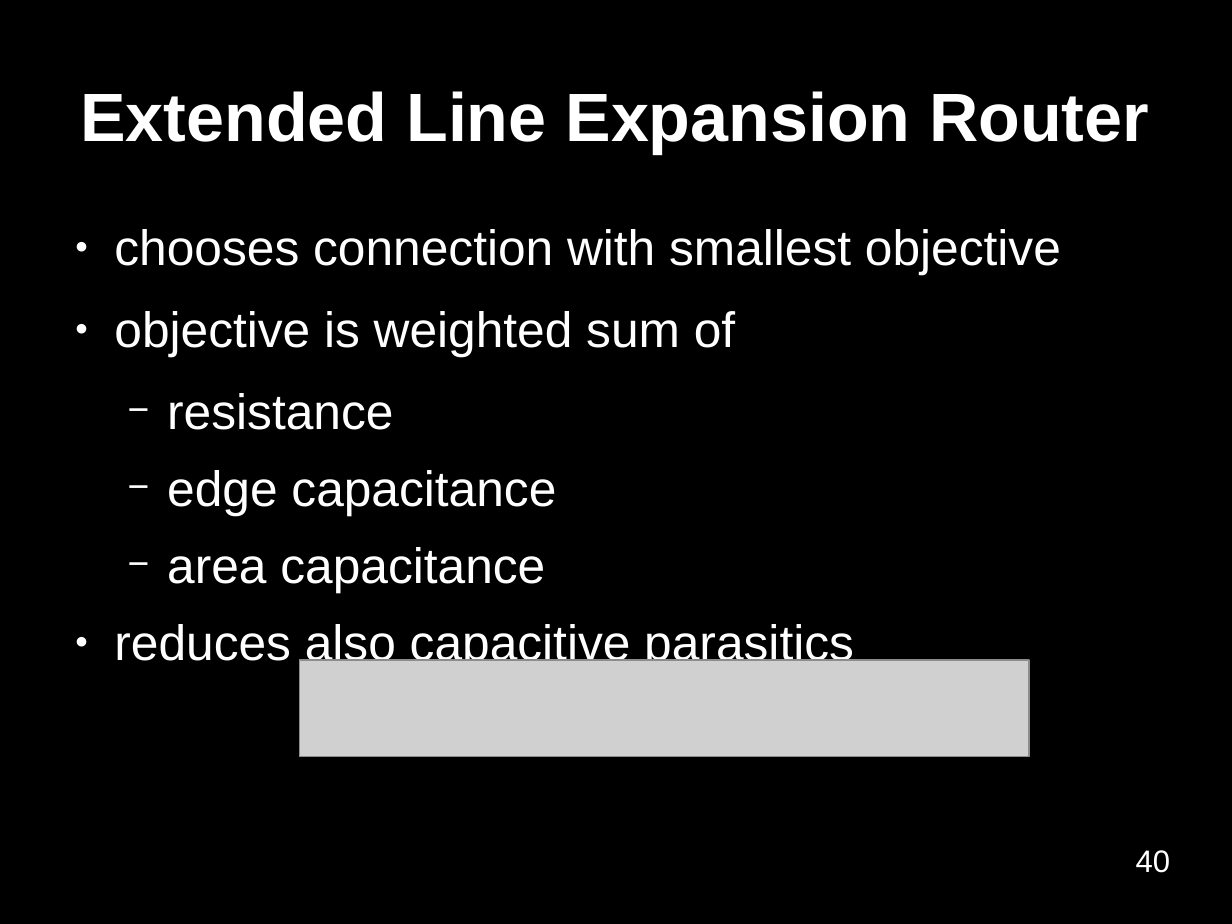
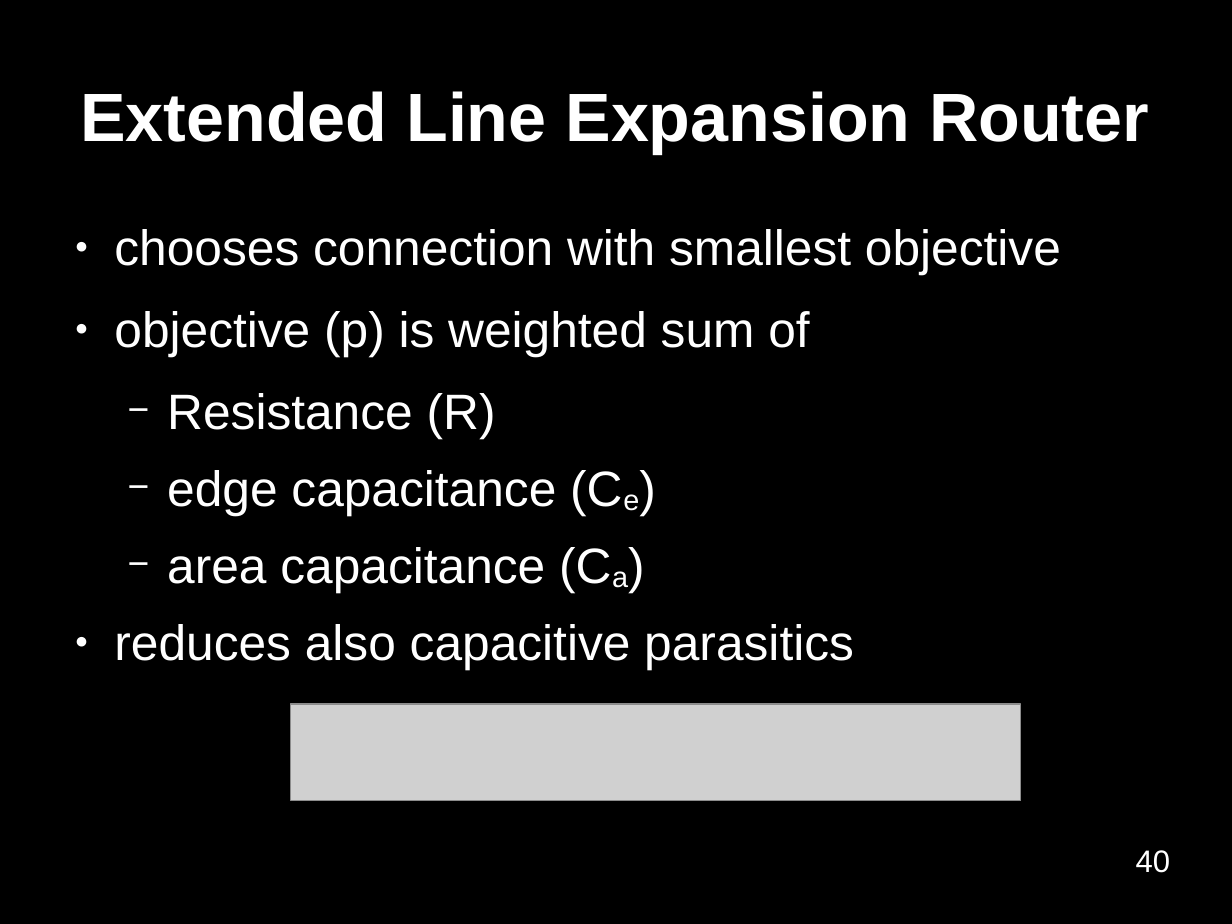
Before and after one commit to benediktibk/bachelorthesis, a slide deck: slide 40 of presentation.odp. Drawn at 1232x924 pixels with LibreOffice and Linux fonts; fonts in the diff are those of the drawing; grey boxes stand for pictures; background and template pictures are left out. Boxes give left, top, right and bottom in pixels: in the first picture for what was removed or moved away, otherwise in the second. Text is boxed around its words. In the diff, an @@ line names an element or a change of style, - is before the commit and + after.

```diff
--- a/presentation.odp
+++ b/presentation.odp
@@ text at [114, 311, 809, 593]: text changed @@
-● objective is weighted sum of
-  − resistance
-  − edge capacitance
-  − area capacitance
+● objective (p) is weighted sum of
+  − Resistance (R)
+  − edge capacitance (Ce)
+  − area capacitance (Ca)
@@ picture: place and size @@
-picture at [300, 661, 1030, 758]
+picture at [291, 704, 1021, 802]
```
Also in this commit, not shown: 2 other slides changed.
